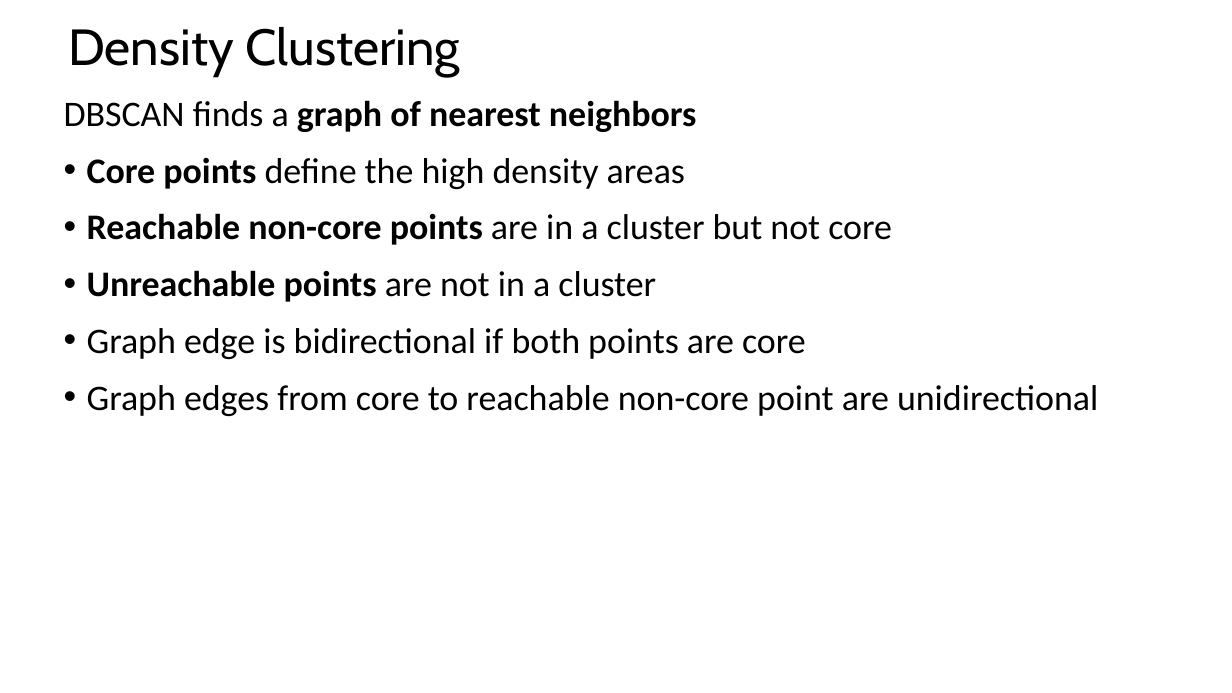
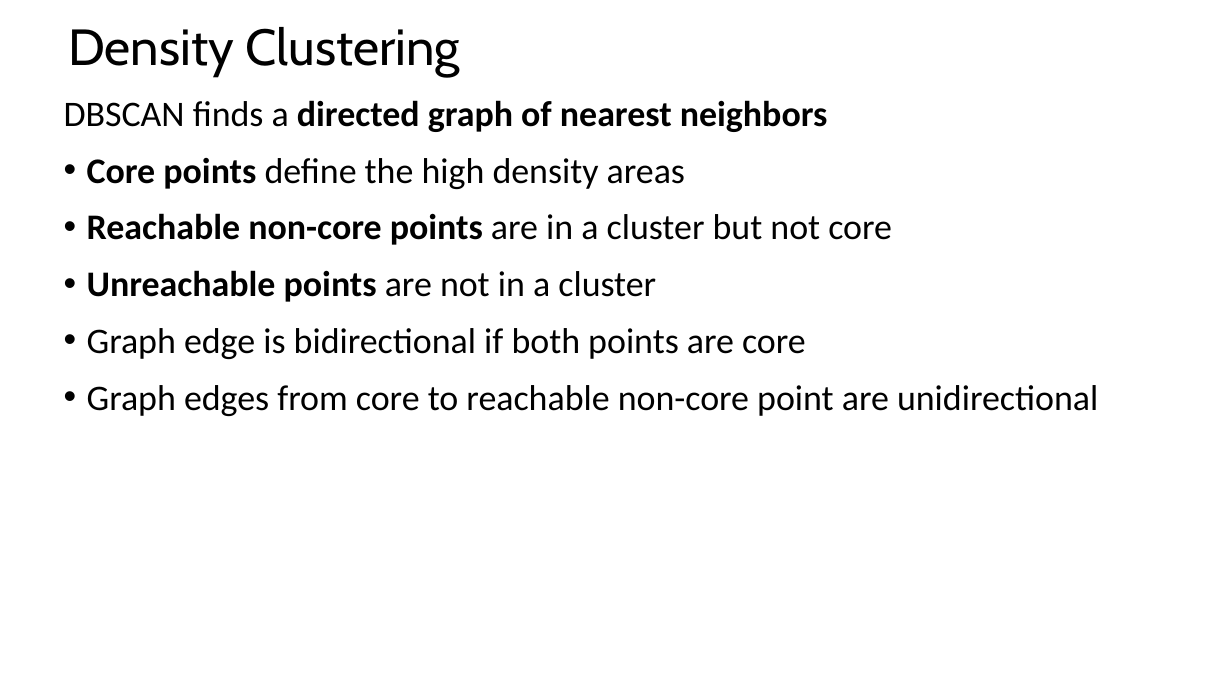
Before and after one commit to StephenElston/CSCI-E-108, a slide deck: slide 22 of slides/10_IntroductionToClustering_Part2.pptx (slide 21 before the commit). Drawn at 1232x693 pixels with LibreOffice and Linux fonts; fonts in the diff are those of the drawing. Boxes give left, top, right and bottom in pixels: in the first picture for what was removed or moved away, otherwise in the second. Text is boxed around its words. In the diff, an @@ line names an element or a change of style, - is before the commit and + after.

```diff
--- a/slides/10_IntroductionToClustering_Part2.pptx
+++ b/slides/10_IntroductionToClustering_Part2.pptx
@@ text at bbox=[64, 100, 828, 132]: text changed @@
-DBSCAN finds a graph of nearest neighbors
+DBSCAN finds a directed graph of nearest neighbors
```
Also in this commit, not shown: 3 other slides changed, 2 slides added, 1 slide removed.
